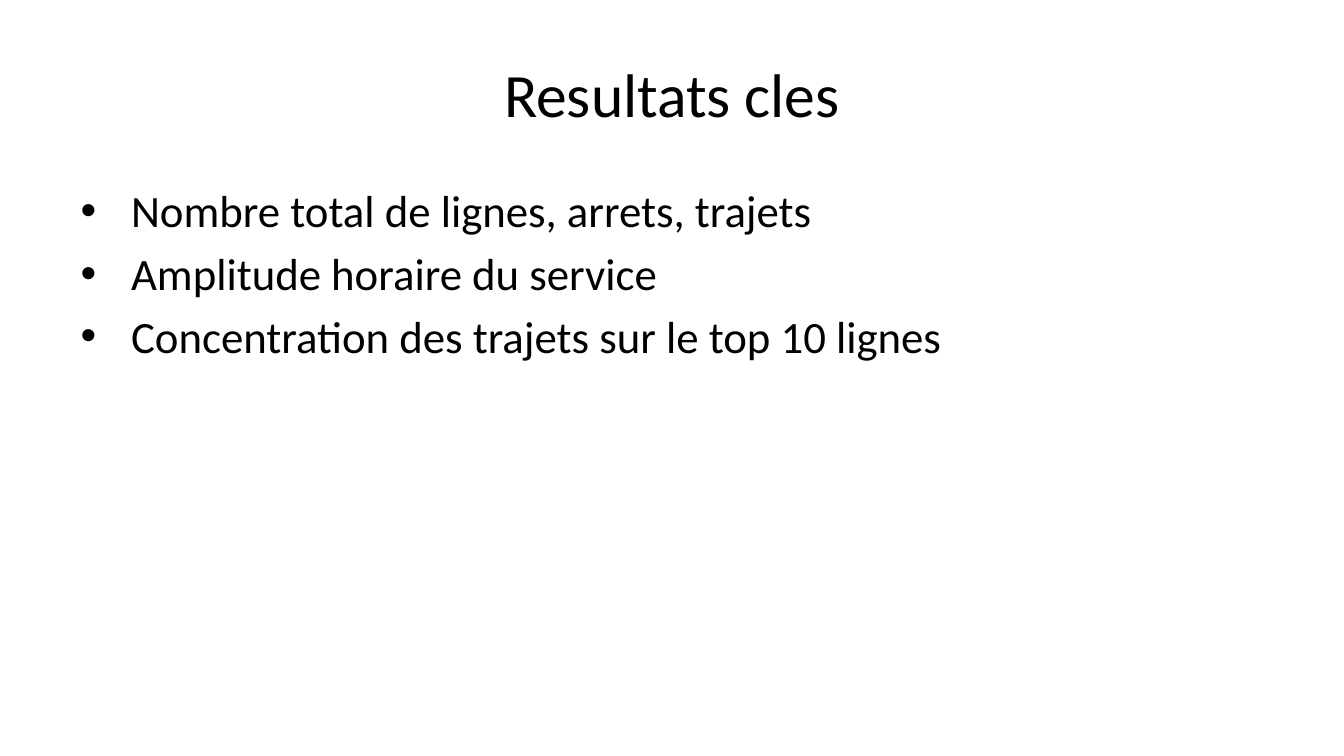
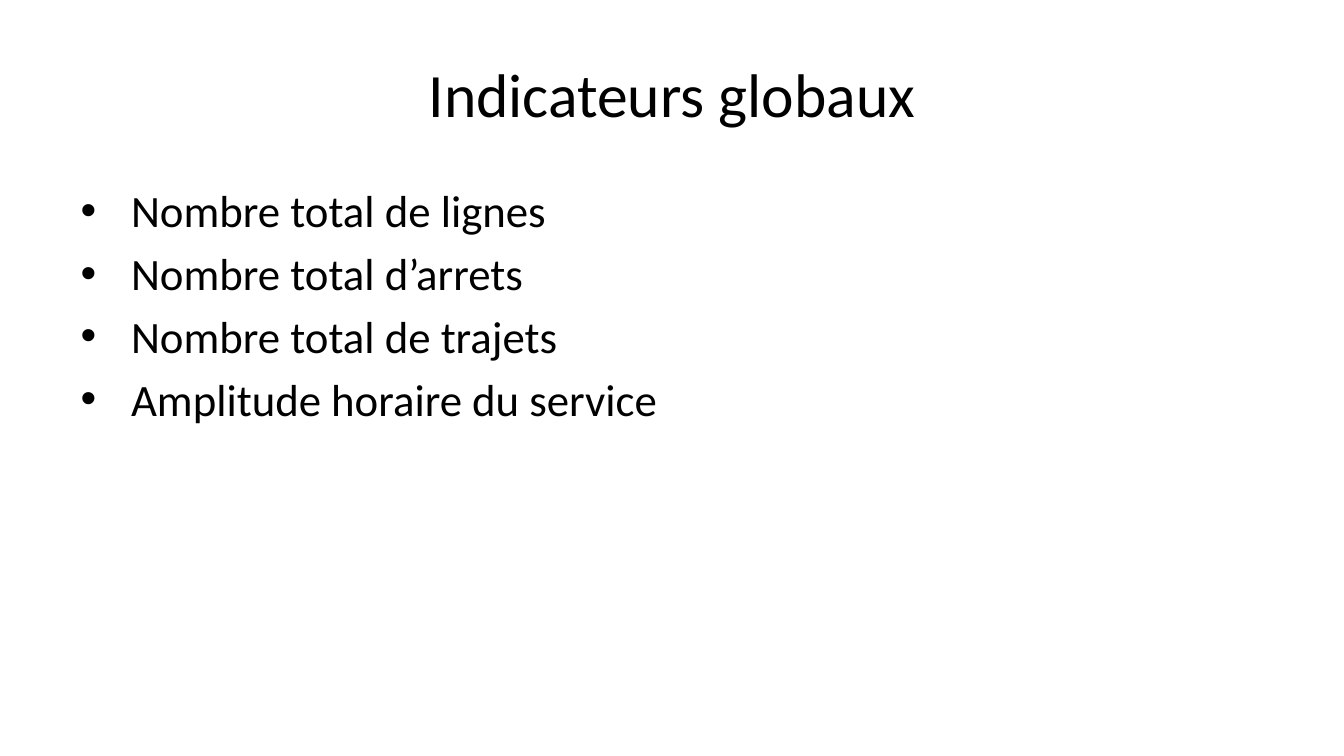
Before and after one commit to OumarouAhmed/Projet_R, a slide deck: slide 5 of docs/slides/presentation.pptx. Drawn at 1344x756 pixels with LibreOffice and Linux fonts; fonts in the diff are those of the drawing. Boxes give left, top, right and bottom in pixels: in the first picture for what was removed or moved away, otherwise in the second. Text is boxed around its words. In the diff, an @@ line names an element or a change of style, - is before the commit and + after.

```diff
--- a/docs/slides/presentation.pptx
+++ b/docs/slides/presentation.pptx
@@ title at box(429, 74, 915, 128): text changed @@
-Resultats cles
+Indicateurs globaux
@@ text at box(131, 196, 557, 361): text changed @@
-• Nombre total de lignes, arrets, trajets
+• Nombre total de lignes
+• Nombre total d’arrets
+• Nombre total de trajets
@@ text at box(131, 322, 941, 361): paragraph removed @@
-• Concentration des trajets sur le top 10 lignes
```
Also in this commit, not shown: 6 other slides changed, 3 slides added, 2 other files.
